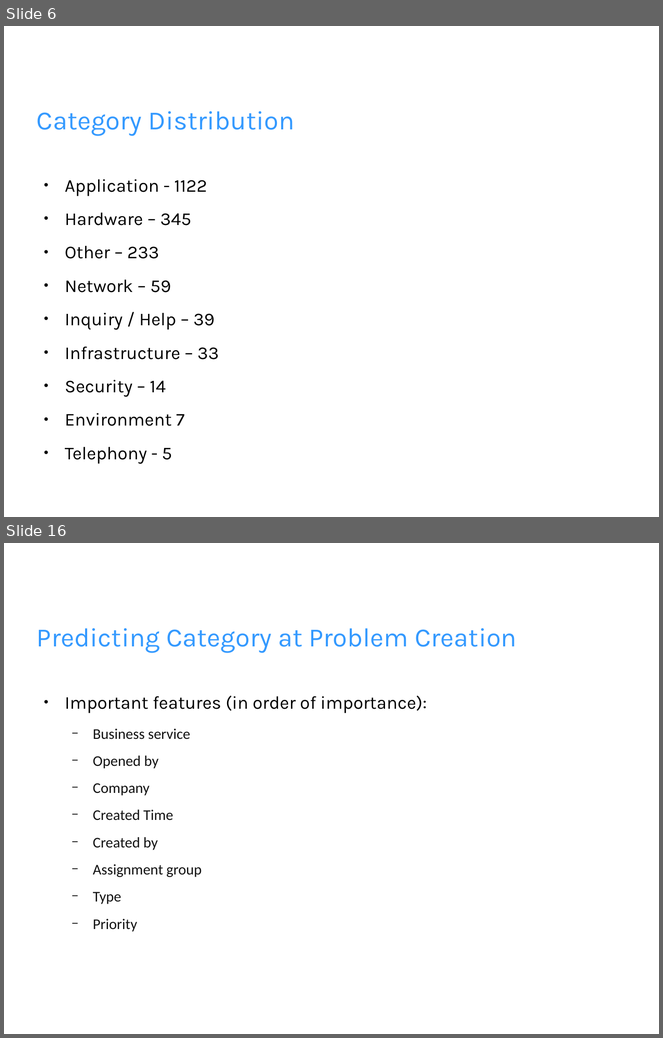
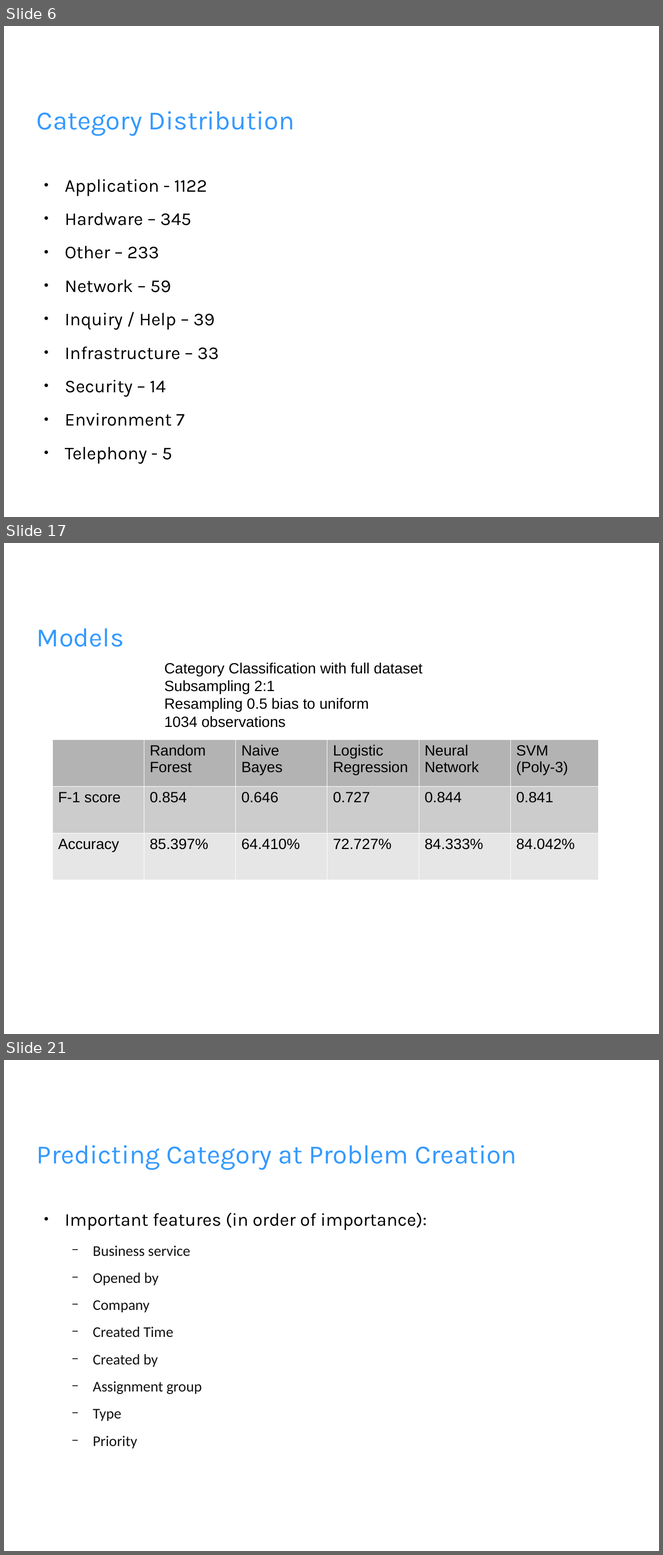
Before and after one commit to wjbrittonv/UMRFDataScience, a slide deck: MacClusteringProject/data_analysis.pptx. Shown one above the other, each under a label of ours: slides 6 and 16 before the commit, slides 6, 17 and 21 after it; the slides between them are not shown. The pictures are 663x1038 and 663x1555 pixels, drawn with LibreOffice and Linux fonts; fonts in the diff are those of the drawing; background and template pictures are left out. Boxes give left, top, right and bottom in pixels: in the first picture for what was removed or moved away, otherwise in the second. Text is boxed around its words. In the diff, an @@ line names an element or a change of style, - is before the commit and + after.

```diff
--- a/MacClusteringProject/data_analysis.pptx
+++ b/MacClusteringProject/data_analysis.pptx
@@ slide 17 added at (4, 543, 659, 1034), background picture (left out) @@
@@ text added at (37, 628, 124, 647), 32 pt, text #3399FF @@
+Models
@@ text added at (164, 663, 423, 728), 18 pt, text #000000 @@
+Category Classification with full dataset
+Subsampling 2:1
+Resampling 0.5 bias to uniform
+1034 observations
@@ table added at (52, 739, 598, 879), 3 rows, 6 columns @@
+ | Random Forest | Naive Bayes | Logistic Regression | Neural Network | SVM / (Poly-3)
+F-1 score | 0.854 | 0.646 | 0.727 | 0.844 | 0.841
+Accuracy | 85.397% | 64.410% | 72.727% | 84.333% | 84.042%
@@ what was slide 16 is now slide 21 @@
```
Also in this commit, not shown: 2 slides changed, 11 other slides added, 11 slides removed, 13 other files.
